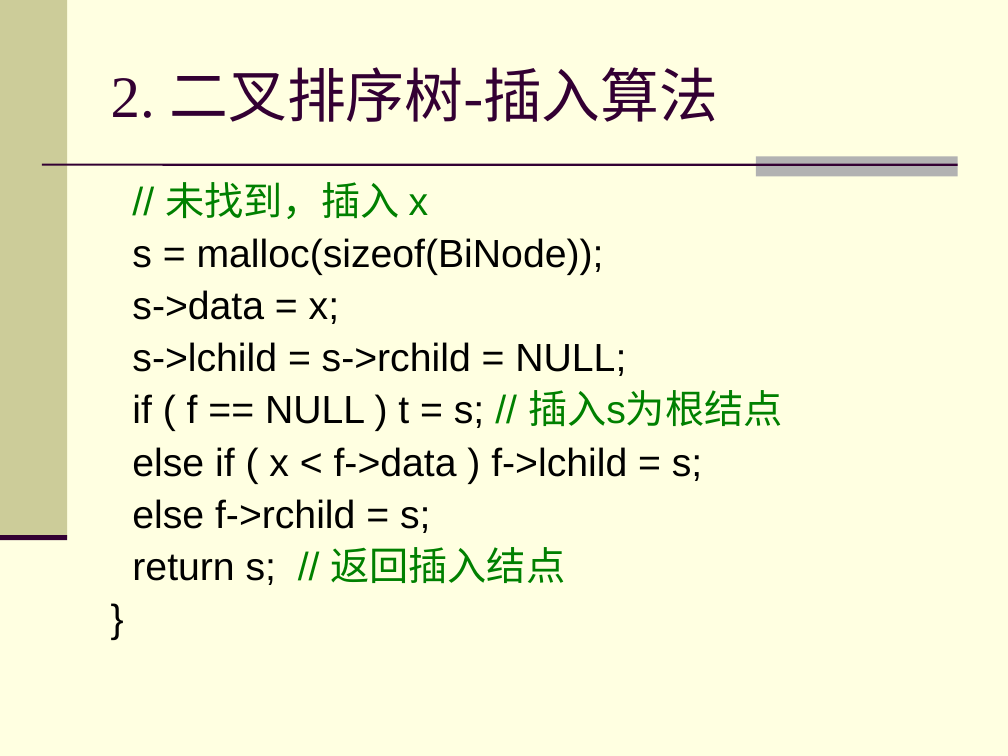
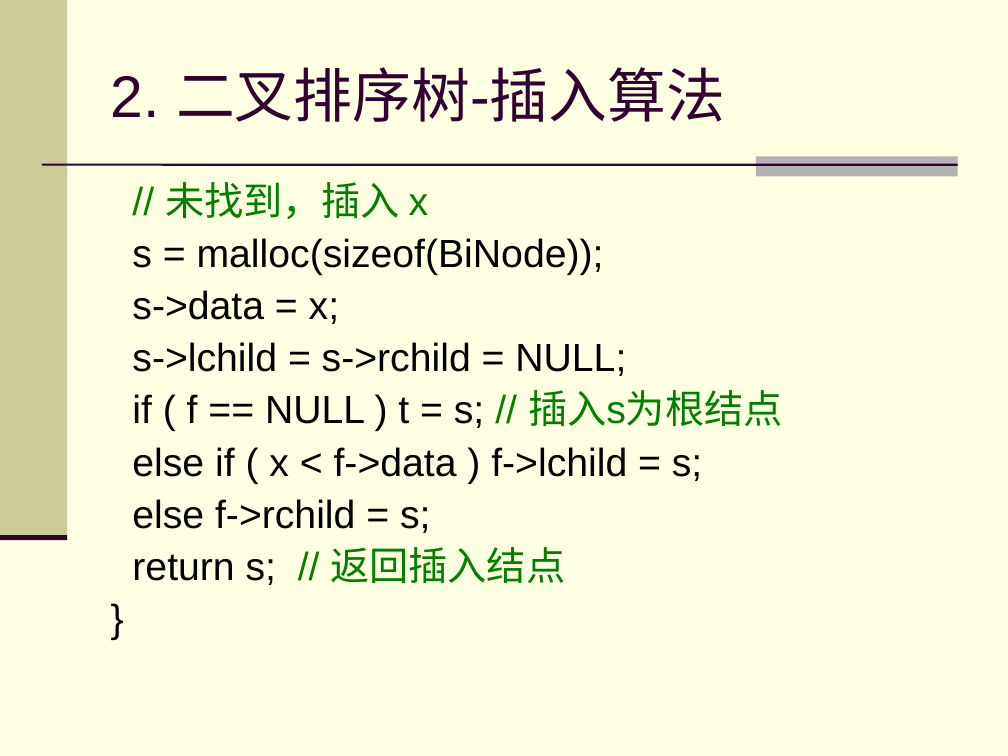
Before and after one commit to zhuangbo/ds-cpp, a slide deck: slide 11 of slides/PPT/ds9.2.1.ppt. Drawn at 1008x756 pixels with LibreOffice and Linux fonts; fonts in the diff are those of the drawing. Boxes give left, top, right and bottom in pixels: in the first picture for what was removed or moved away, otherwise in the second. Text is boxed around its words. In the diff, an @@ line names an element or a change of style, - is before the commit and + after.

```diff
--- a/slides/PPT/ds9.2.1.ppt
+++ b/slides/PPT/ds9.2.1.ppt
@@ title "2. 二叉排序树-插入算法" at [111,67,725,122]: font Times New Roman to Arial @@
```
Also in this commit, not shown: 16 other slides changed.
